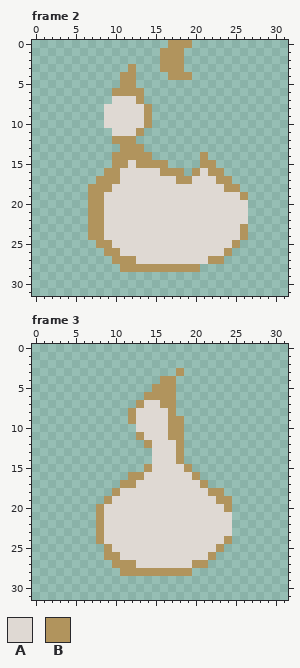
One commit to this pixel-art file: bullets/fire_bullet/fire_bullet.aseprite. The first picture shows the starting point.
32x32 pixels, 7 frames. Shown: frame 2, frame 3. The commit also changed other frames, which this record leaves out.
Palette (. is transparent): A #dfd9d3  B #b1945d
Once edited:
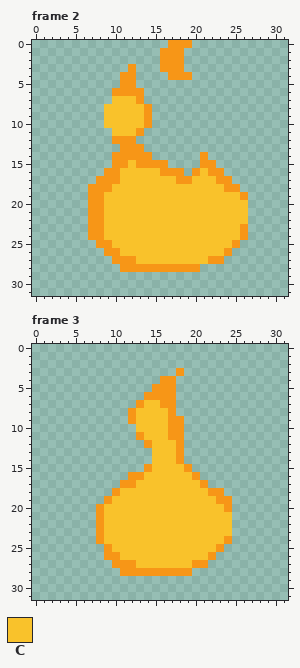
Colours new in this view: C #f9c22b
The exact change:
colour B: #b1945d -> #f79617
Changed rows in their new state; - is a pixel that keeps its letter.
Frame 2:
first column x 9:
 7 -CCC-
 8 CCCCC
 9 CCCCC
10 CCCCC
11 -CCC-
first column x 9:
15 ---C--------------
16 --CCCCC-----C-----
17 --CCCCCCC--CCC----
18 -CCCCCCCCCCCCCC---
19 CCCCCCCCCCCCCCCCC-
20 CCCCCCCCCCCCCCCCCC
21 CCCCCCCCCCCCCCCCCC
22 CCCCCCCCCCCCCCCCCC
23 CCCCCCCCCCCCCCCCC-
24 CCCCCCCCCCCCCCCCC-
25 -CCCCCCCCCCCCCCC--
26 --CCCCCCCCCCCCC---
27 ----CCCCCCCCC-----
Frame 3:
first column x 9:
 7 -----CC---------
 8 ----CCCC--------
 9 ----CCCC--------
10 ----CCCC--------
11 -----CCC--------
12 ------CCC-------
13 ------CCC-------
14 ------CCC-------
15 ------CCCC------
16 -----CCCCCC-----
17 ----CCCCCCCC----
18 --CCCCCCCCCCC---
19 -CCCCCCCCCCCCC--
20 CCCCCCCCCCCCCCC-
21 CCCCCCCCCCCCCCCC
22 CCCCCCCCCCCCCCCC
23 CCCCCCCCCCCCCCCC
24 CCCCCCCCCCCCCCC-
25 -CCCCCCCCCCCCC--
26 --CCCCCCCCCCC---
27 ----CCCCCCC-----
